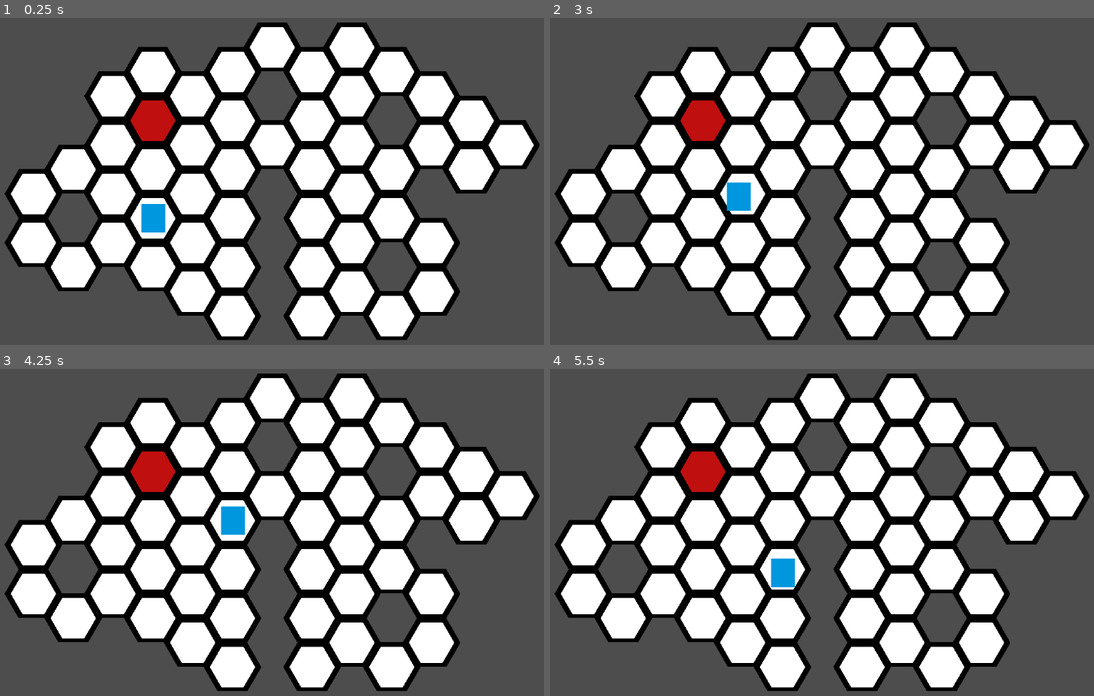
Above: before the commit, frames 1-4 (two rows, left to right).
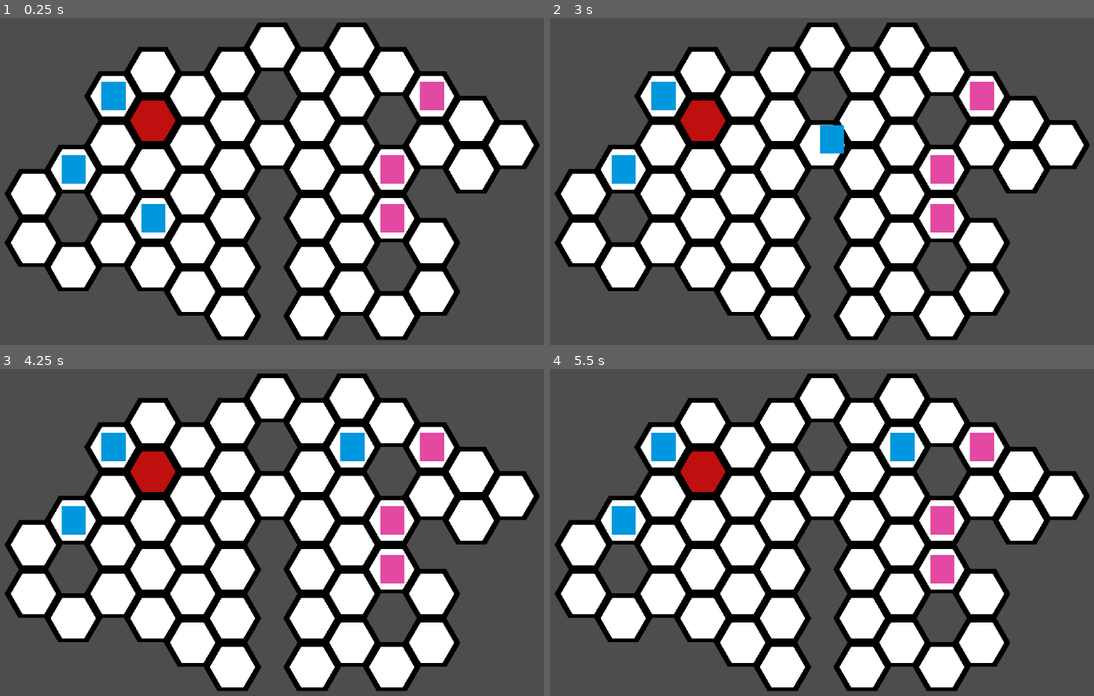
Above: after the commit, the same moments.

Repository: DubiousDuck/Manny-Takes-on-Upper-Management
Game: Godot game, scene res://battlefield.tscn
The game is run twice, just before and just after one commit, with the same random seed, the same clock (stepped at 60 frames per second) and the same inputs. The project has no main scene, so this scene is started directly.
Inputs (mouse positions are in pixels of both pictures, inside the frame that each line leads up to):
- Up to frame 1 (0.25 s): no input
- Up to frame 2 (3 s): tap Enter at 0.5, 2 s; move the mouse to (958, 168) at 0.52 s; click (958, 168) at 0.67 s; tap Space at 1.25 s; move the mouse to (707, 201) at 1.27 s; click (707, 201) at 1.42 s; move the mouse to (887, 109) at 2.02 s; click (887, 109) at 2.17 s; move the mouse to (794, 250) at 2.77 s; click (794, 250) at 2.92 s
- Up to frame 3 (4.25 s): move the mouse to (456, 584) at 3.52 s; click (456, 584) at 3.67 s
- Up to frame 4 (5.5 s): move the mouse to (647, 483) at 4.27 s; click (647, 483) at 4.42 s; move the mouse to (854, 535) at 5.02 s; click (854, 535) at 5.17 s

The runs differ from the first frame. In frame 1, 2.0% of the frame differs, in the area x 11-82%, y 19-66%; in frame 2, 2.8%; in frame 3, 2.8%; in frame 4, 2.8%, in the area x 11-82%, y 19-67%.

Commit message:
basic turn order logic

Diff:
--- a/Global/navigation.gd
+++ b/Global/navigation.gd
@@ -73,3 +73,6 @@
 			#var pos_clicked = current_map.local_to_map(current_map.get_local_mouse_position())
 			#print(pos_clicked)
 			#show_path(pos_clicked)
+
+func get_random_tile_pos(): #for testing and placeholder purposes
+	return astar.get_point_position(randi_range(0, astar.get_point_count()))
--- a/UnitContainer.gd
+++ /dev/null
@@ -1,41 +0,0 @@
-extends Node2D
-
-class_name UnitContainer
-
-@export var is_player_controlled : bool
-var units : Array[Unit] = []
-var current_unit : Unit
-var is_waiting_unit_selection = true
-
-func init():
-	for unit in get_children():
-		units.append(unit)
-		if unit is Unit:
-			unit.init()
-	print(name + " has " + str(units.size()) + " units")
-
-func _unhandled_input(event):
-	if !is_player_controlled:
-		return
-
-	if event is InputEventMouseButton and event.is_pressed():
-		if event.button_index == MOUSE_BUTTON_LEFT and is_waiting_unit_selection:
-			var clicked_cell = Navi.global_to_cell(get_global_mouse_position())
-			for unit in units:
-				if unit.cell == clicked_cell:
-					get_viewport().set_input_as_handled()
-					current_unit = unit
-					print(current_unit)
-					is_waiting_unit_selection = false
-					return
-
-		if event.button_index == MOUSE_BUTTON_LEFT and current_unit != null:
-			var clicked_cell = Navi.global_to_cell(get_global_mouse_position())
-
-			get_viewport().set_input_as_handled()
-			if current_unit.cell == clicked_cell:
-				current_unit = null
-				is_waiting_unit_selection = true
-				return
-			#another condition to check if the cell is occupied/blocked
-			current_unit.move_along_path(Navi.get_navi_path(current_unit.cell, clicked_cell))
--- /dev/null
+++ b/UnitGroupController.gd
@@ -0,0 +1,27 @@
+extends Node2D
+
+class_name UnitGroupController
+
+@export var player_goes_first : bool = true
+
+@onready var player_group = $PlayerGroup
+@onready var enemy_group = $EnemyGroup
+var is_player_turn : bool = true
+
+func init():
+	connect_container_signal(player_group)
+	connect_container_signal(enemy_group)
+	player_group.init()
+	enemy_group.init()
+
+func connect_container_signal(unit_group : UnitContainer):
+	unit_group.connect("all_units_moved", _on_unit_container_all_moved)
+
+func _on_unit_container_all_moved():
+	is_player_turn = !is_player_turn
+	if is_player_turn:
+		player_group.round_start()
+		print("player's turn")
+	else:
+		enemy_group.round_start()
+		print("enemy's turn")
--- a/battlefield.tscn
+++ b/battlefield.tscn
@@ -1,11 +1,10 @@
 [gd_scene load_steps=6 format=4 uid="uid://wyl7uecllbco"]
 
-[ext_resource type="PackedScene" uid="uid://dfdd8xbpcid00" path="res://tile_map_test.tscn" id="1_h80nl"]
+[ext_resource type="PackedScene" uid="uid://dfdd8xbpcid00" path="res://map/tile_map_test.tscn" id="1_h80nl"]
 [ext_resource type="Script" path="res://level.gd" id="1_ncysa"]
-[ext_resource type="Script" path="res://UnitContainer.gd" id="3_r2aph"]
-[ext_resource type="Script" path="res://unit.gd" id="3_xlkm0"]
-
-[sub_resource type="RectangleShape2D" id="RectangleShape2D_ly3a2"]
+[ext_resource type="Script" path="res://UnitGroupController.gd" id="3_o4i10"]
+[ext_resource type="Script" path="res://unit/UnitContainer.gd" id="3_r2aph"]
+[ext_resource type="PackedScene" uid="uid://s6hbciun8a1p" path="res://unit/unit.tscn" id="4_c4dfy"]
 
 [node name="Battlefield" type="Node2D" node_paths=PackedStringArray("tile_map")]
 script = ExtResource("1_ncysa")
@@ -19,30 +18,43 @@
 [node name="Camera2D" type="Camera2D" parent="."]
 position = Vector2(290, 264)
 
-[node name="PlayerGroup" type="Node2D" parent="."]
+[node name="Units" type="Node2D" parent="."]
+script = ExtResource("3_o4i10")
+
+[node name="PlayerGroup" type="Node2D" parent="Units"]
 script = ExtResource("3_r2aph")
 is_player_controlled = true
 
-[node name="Unit" type="CharacterBody2D" parent="PlayerGroup"]
-position = Vector2(90, 320)
-scale = Vector2(2.48, 2.96)
-script = ExtResource("3_xlkm0")
+[node name="Unit" parent="Units/PlayerGroup" instance=ExtResource("4_c4dfy")]
+position = Vector2(-99, 233)
 
-[node name="CollisionShape2D" type="CollisionShape2D" parent="PlayerGroup/Unit"]
-shape = SubResource("RectangleShape2D_ly3a2")
+[node name="Unit2" parent="Units/PlayerGroup" instance=ExtResource("4_c4dfy")]
+position = Vector2(53, 331)
 
-[node name="ColorRect" type="ColorRect" parent="PlayerGroup/Unit"]
-anchors_preset = 8
-anchor_left = 0.5
-anchor_top = 0.5
-anchor_right = 0.5
-anchor_bottom = 0.5
-offset_left = -9.27419
-offset_top = -9.12162
-offset_right = 30.7258
-offset_bottom = 30.8784
-grow_horizontal = 2
-grow_vertical = 2
-scale = Vector2(0.467742, 0.459459)
-mouse_filter = 2
-color = Color(0, 0.592157, 0.870588, 1)
+[node name="Unit3" parent="Units/PlayerGroup" instance=ExtResource("4_c4dfy")]
+position = Vector2(-23, 96)
+
+[node name="EnemyGroup" type="Node2D" parent="Units"]
+script = ExtResource("3_r2aph")
+
+[node name="Unit" parent="Units/EnemyGroup" instance=ExtResource("4_c4dfy")]
+position = Vector2(510, 233)
+
+[node name="ColorRect" parent="Units/EnemyGroup/Unit" index="1"]
+color = Color(0.889663, 0.281273, 0.638634, 1)
+
+[node name="Unit2" parent="Units/EnemyGroup" instance=ExtResource("4_c4dfy")]
+position = Vector2(513, 330)
+
+[node name="ColorRect" parent="Units/EnemyGroup/Unit2" index="1"]
+color = Color(0.890196, 0.282353, 0.639216, 1)
+
+[node name="Unit3" parent="Units/EnemyGroup" instance=ExtResource("4_c4dfy")]
+position = Vector2(587, 96)
+
+[node name="ColorRect" parent="Units/EnemyGroup/Unit3" index="1"]
+color = Color(0.890196, 0.282353, 0.639216, 1)
+
+[editable path="Units/EnemyGroup/Unit"]
+[editable path="Units/EnemyGroup/Unit2"]
+[editable path="Units/EnemyGroup/Unit3"]
--- a/level.gd
+++ b/level.gd
@@ -3,10 +3,9 @@
 class_name Level
 
 @export var tile_map : TileMapLayer
-@onready var player_group = $PlayerGroup
-@onready var unit = $PlayerGroup/Unit
+@onready var unit_group_control : UnitGroupController = $Units
 
 func _ready():
 	Navi.set_current_map(tile_map)
 	print(tile_map)
-	player_group.init()
+	unit_group_control.init()
--- a/default_map.tres
+++ b/map/default_map.tres
@@ -1,10 +1,10 @@
 [gd_resource type="TileSet" load_steps=3 format=3 uid="uid://bihhdpn1stemf"]
 
-[ext_resource type="Texture2D" uid="uid://clfva345no3fs" path="res://hex_grid.png" id="1_qxxhy"]
+[ext_resource type="Texture2D" uid="uid://clfva345no3fs" path="res://map/hex_grid.png" id="1_b06vb"]
 
 [sub_resource type="TileSetAtlasSource" id="TileSetAtlasSource_pw1yh"]
 resource_name = "default"
-texture = ExtResource("1_qxxhy")
+texture = ExtResource("1_b06vb")
 margins = Vector2i(9, 8)
 separation = Vector2i(18, 0)
 texture_region_size = Vector2i(110, 94)
--- a/tile_map_test.tscn
+++ b/map/tile_map_test.tscn
@@ -1,7 +1,7 @@
 [gd_scene load_steps=3 format=4 uid="uid://dfdd8xbpcid00"]
 
-[ext_resource type="TileSet" uid="uid://bihhdpn1stemf" path="res://default_map.tres" id="1_wu72b"]
-[ext_resource type="Script" path="res://tile_map_test.gd" id="2_snidk"]
+[ext_resource type="TileSet" uid="uid://bihhdpn1stemf" path="res://map/default_map.tres" id="1_wu72b"]
+[ext_resource type="Script" path="res://map/tile_map_test.gd" id="2_snidk"]
 
 [node name="TileMapTest" type="TileMapLayer"]
 tile_map_data = PackedByteArray("AAAAAAEAAAABAAAAAAAAAAIAAAACAAAAAAAAAAMAAAACAAAAAAABAAAAAAACAAAAAAABAAEAAAACAAAAAAABAA …(496 unchanged characters)…
--- /dev/null
+++ b/unit/UnitContainer.gd
@@ -0,0 +1,101 @@
+extends Node2D
+
+class_name UnitContainer
+
+signal all_units_moved
+
+@export var is_player_controlled : bool
+var units : Array[Unit] = []
+var current_unit : Unit
+var is_waiting_unit_selection : bool = true
+var in_progress : bool = false
+
+func init():
+	for unit in get_children():
+		units.append(unit)
+		if unit is Unit:
+			unit.init()
+	print(name + " has " + str(units.size()) + " units")
+
+func round_start():
+	for unit in units:
+		unit.moved = false
+	if !is_player_controlled:
+		_step_enemy()
+
+func get_unmoved_unit_count():
+	var count = 0
+	for unit in units:
+		if unit.moved == false:
+			count += 1
+	return count
+
+func deselect_current_unit():
+	current_unit = null
+	is_waiting_unit_selection = true
+	disconnect_current_unit_signals()
+
+func connect_current_unit_signals():
+	pass
+
+func disconnect_current_unit_signals():
+	pass
+
+func move_unit():
+	#handle npc movement and attack logic here
+	var goal_cell = Navi.get_random_tile_pos() #TODO: placeholder movement
+	current_unit.move_along_path(Navi.get_navi_path(current_unit.cell, goal_cell))
+	return
+
+func _step_enemy():
+	if get_unmoved_unit_count() <= 0:
+		all_units_moved.emit()
+		return
+	for unit in units:
+		if unit.moved == false:
+			current_unit = unit
+			break
+	if current_unit != null:
+		move_unit()
+		await current_unit.movement_complete
+		current_unit.moved = true
+		_step_enemy()
+		return
+
+func _unhandled_input(event):
+	if !is_player_controlled:
+		return
+
+	if event is InputEventMouseButton and event.is_pressed():
+		if event.button_index == MOUSE_BUTTON_LEFT and is_waiting_unit_selection:
+			# if no units have been selected
+			var clicked_cell = Navi.global_to_cell(get_global_mouse_position())
+			for unit in units:
+				if unit.cell == clicked_cell and !unit.moved:
+					get_viewport().set_input_as_handled()
+					deselect_current_unit()
+					current_unit = unit
+					connect_current_unit_signals()
+					print(current_unit)
+					is_waiting_unit_selection = false
+					return
+
+		if event.button_index == MOUSE_BUTTON_LEFT and current_unit != null:
+			#if a unit has already been selected
+			var clicked_cell = Navi.global_to_cell(get_global_mouse_position())
+
+			get_viewport().set_input_as_handled()
+			#deselect if unit is clicked on again
+			if current_unit.cell == clicked_cell:
+				deselect_current_unit()
+				return
+			#TODO: another condition to check if the cell is occupied/blocked
+			if !in_progress:
+				current_unit.move_along_path(Navi.get_navi_path(current_unit.cell, clicked_cell))
+				in_progress = true
+				await current_unit.movement_complete
+				current_unit.moved = true
+				deselect_current_unit()
+				in_progress = false
+				if get_unmoved_unit_count() <= 0:
+					all_units_moved.emit()
--- a/unit.gd
+++ b/unit/unit.gd
@@ -2,8 +2,11 @@
 
 class_name Unit
 
+signal movement_complete
+
 @export var move_speed_per_cell = 0.2
 var cell : Vector2
+var moved : bool = false
 
 func init():
 	cell = Navi.global_to_cell(global_position)
@@ -23,3 +26,4 @@
 		#tween will append all property tweeners first before executing
 	await move_tween.finished
 	cell = Navi.global_to_cell(global_position)
+	movement_complete.emit()
--- /dev/null
+++ b/unit/unit.tscn
@@ -0,0 +1,29 @@
+[gd_scene load_steps=3 format=3 uid="uid://s6hbciun8a1p"]
+
+[ext_resource type="Script" path="res://unit/unit.gd" id="1_5ne20"]
+
+[sub_resource type="RectangleShape2D" id="RectangleShape2D_ly3a2"]
+
+[node name="Unit" type="CharacterBody2D"]
+position = Vector2(90, 320)
+scale = Vector2(2.48, 2.96)
+script = ExtResource("1_5ne20")
+
+[node name="CollisionShape2D" type="CollisionShape2D" parent="."]
+shape = SubResource("RectangleShape2D_ly3a2")
+
+[node name="ColorRect" type="ColorRect" parent="."]
+anchors_preset = 8
+anchor_left = 0.5
+anchor_top = 0.5
+anchor_right = 0.5
+anchor_bottom = 0.5
+offset_left = -9.27419
+offset_top = -9.12162
+offset_right = 30.7258
+offset_bottom = 30.8784
+grow_horizontal = 2
+grow_vertical = 2
+scale = Vector2(0.467742, 0.459459)
+mouse_filter = 2
+color = Color(0, 0.592157, 0.870588, 1)
Renamed: hex_grid.png -> map/hex_grid.png
Not shown, changed: map/hex_grid.png.import
Renamed: tile_map_test.gd -> map/tile_map_test.gd
